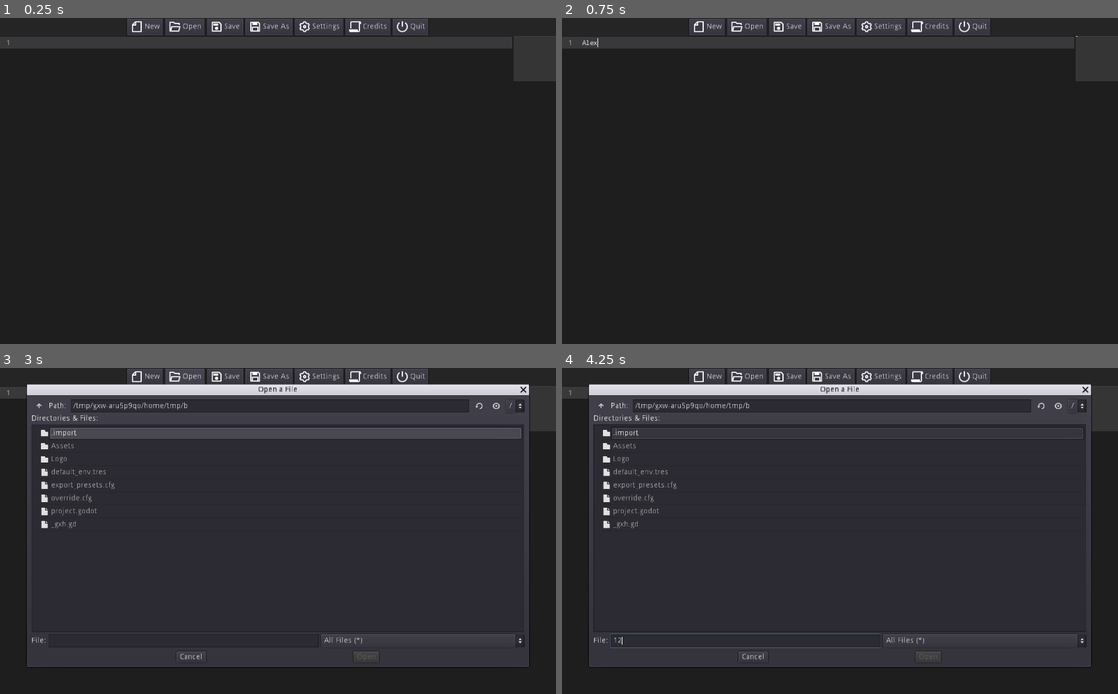
Above: before the commit, frames 1-4 (two rows, left to right).
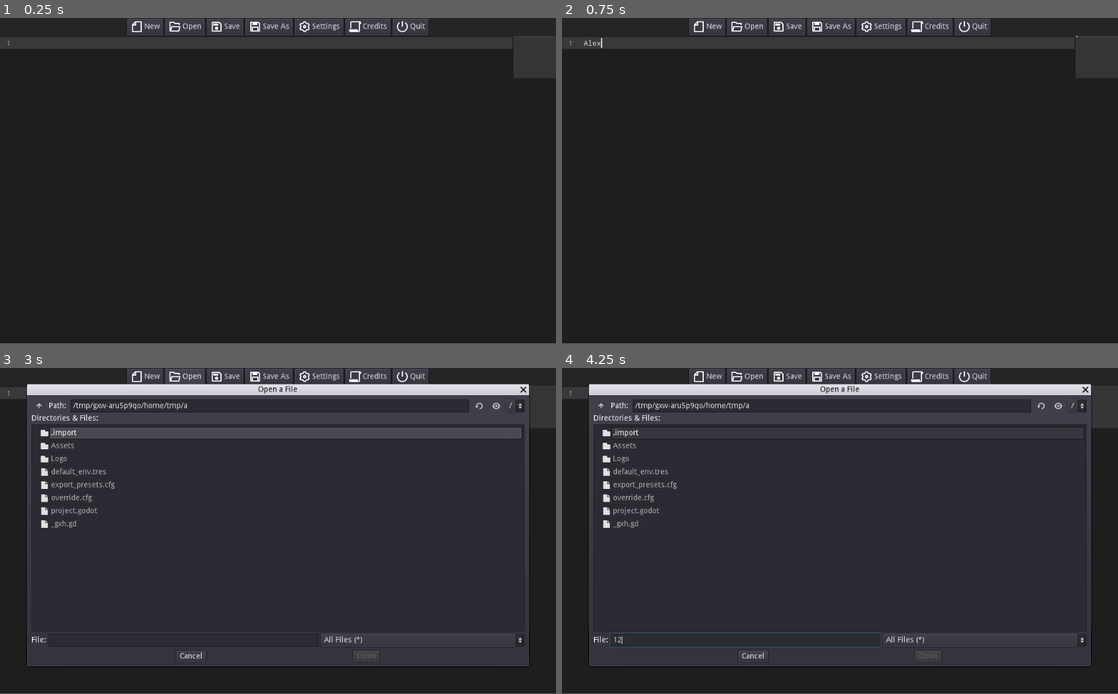
Above: after the commit, the same moments.

Repository: Ihsan-Entertainment/IE-Code
Game: Godot game, scene res://Assets/Scenes/main.tscn
Two runs of this game, one before a commit and one after it. Both use one fixed random seed, a clock stepped at 60 frames per second and the inputs below.
Inputs (mouse positions are in pixels of both pictures, inside the frame that each line leads up to):
- Up to frame 1 (0.25 s): no input
- Up to frame 2 (0.75 s): click (840, 190) at 0.52 s; type "Alex" at 0.6 s
- Up to frame 3 (3 s): click "New" at 1.25 s; click "New" at 2 s; click "Open" at 2.75 s
- Up to frame 4 (4.25 s): click (745, 641) at 3.52 s; type "12" at 3.6 s
In our replay, the window is 800x469 before the commit and 800x468 after it. These sizes can differ from the game's own. Grey fills any space a smaller window leaves; there, only what the larger window draws over its background counts as a difference.

The runs differ from the first frame. In frame 1, 0.1% of the frame differs, in the area x 1-77%, y 1-9%; in frame 2, 0.2%; in frame 3, 1.3%; in frame 4, 1.9%, in the area x 1-96%, y 1-92%.

Commit message:
Add files via upload

Diff:
--- a/IE Code/project.godot
+++ b/IE Code/project.godot
@@ -22,7 +22,7 @@
 [display]
 
 window/dpi/allow_hidpi=true
-window/stretch/mode="2d"
+window/stretch/mode="viewport"
 window/stretch/aspect="expand"
 
 [input]
@@ -104,6 +104,11 @@
 "events": [ Object(InputEventKey,"resource_local_to_scene":false,"resource_name":"","device":0,"alt":false,"shift":false,"control":false,"meta":false,"command":false,"pressed":false,"scancode":16777246,"unicode":0,"echo":false,"script":null)
  ]
 }
+Cancel={
+"deadzone": 0.5,
+"events": [ Object(InputEventKey,"resource_local_to_scene":false,"resource_name":"","device":0,"alt":false,"shift":false,"control":false,"meta":false,"command":false,"pressed":false,"scancode":16777217,"unicode":0,"echo":false,"script":null)
+ ]
+}
 
 [physics]
 
Not shown, changed: IE Code/export_presets.cfg
